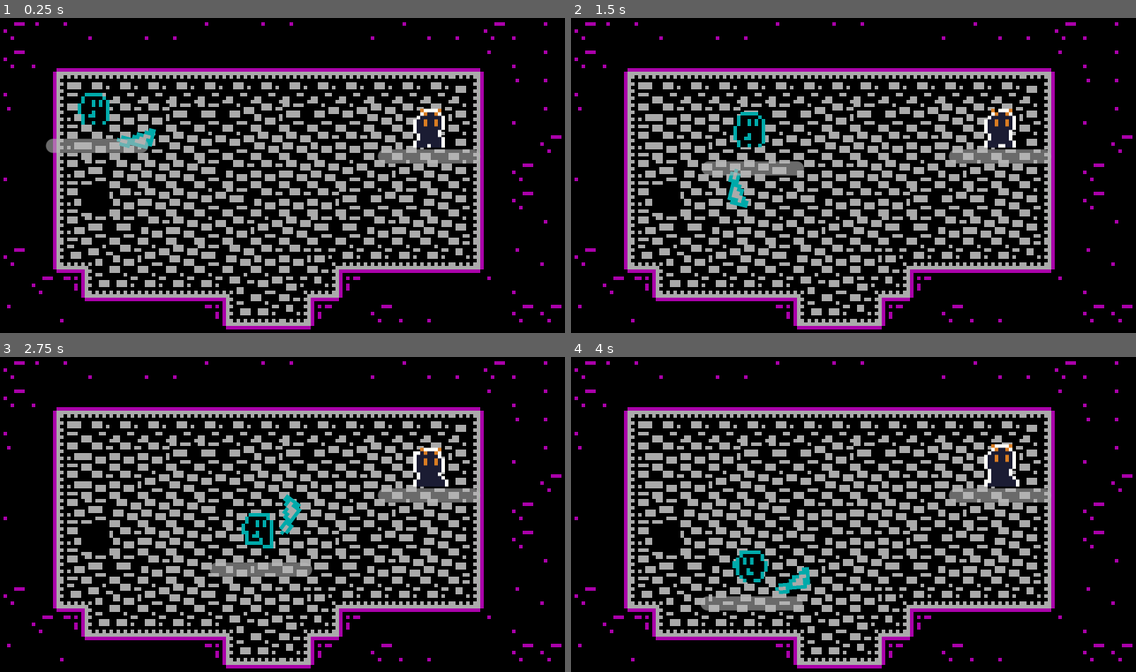
Above: before the commit, frames 1-4 (two rows, left to right).
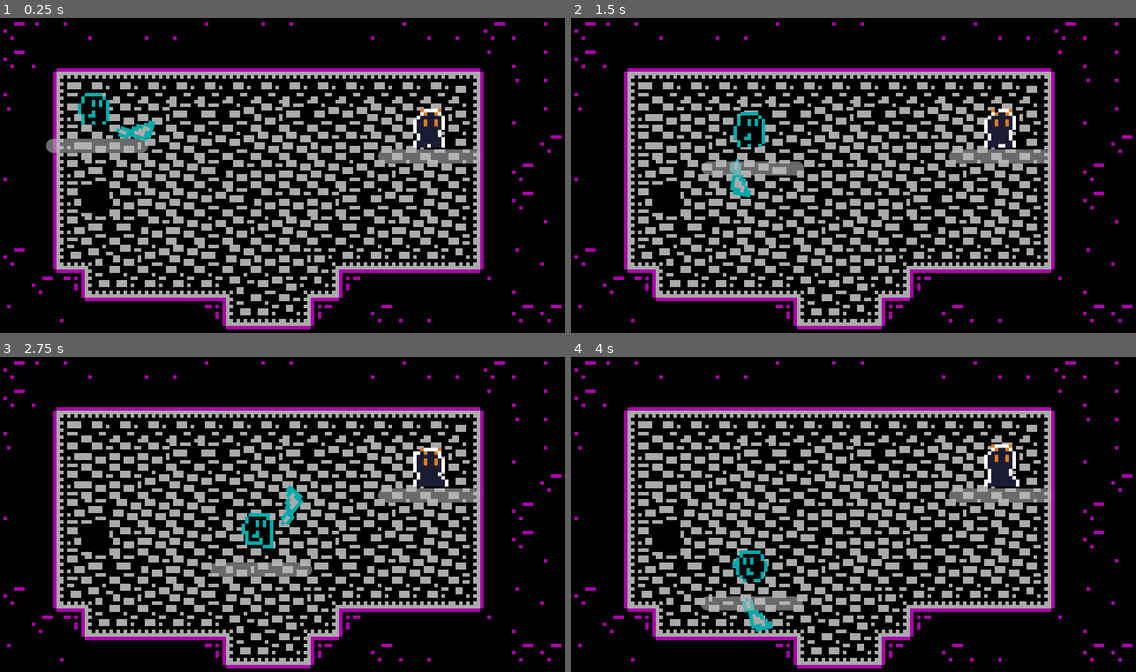
Above: after the commit, the same moments.

Repository: Renan-G-projec/DungeonWarrior
Game: Godot game, scene res://scenes/main.tscn
Two runs of this game, one before a commit and one after it. Both use one fixed random seed, a clock stepped at 60 frames per second and the inputs below. The engine's default icon, where the game draws it, is replaced by a stand-in: a white triangle on a blue panel in a dark square.
Inputs (mouse positions are in pixels of both pictures, inside the frame that each line leads up to):
- Up to frame 1 (0.25 s): no input
- Up to frame 2 (1.5 s): tap Enter at 0.5 s; move the mouse to (977, 159) at 0.52 s; hold D (walk_right) 0.53-1.28 s; click (977, 159) at 0.6 s; move the mouse to (740, 191) at 1.27 s; hold S (walk_down) from 1.28 s (still down); tap E (Interact) at 1.35 s
- Up to frame 3 (2.75 s): click (169, 530) at 1.55 s; move the mouse to (339, 442) at 2.02 s; release S (walk_down) at 2.03 s; hold D (walk_right) from 2.03 s (still down); click (339, 442) at 2.1 s
- Up to frame 4 (4 s): move the mouse to (825, 577) at 2.77 s; release D (walk_right) at 2.78 s; hold W (walk_up) 2.78-3.53 s; tap Shift (dash) at 2.85 s; click (825, 577) at 3.05 s; move the mouse to (1023, 561) at 3.52 s; hold A (walk_left) from 3.53 s (still down); tap Alt at 3.6 s; click (1023, 561) at 3.8 s

The runs differ from the first frame. In frame 1, 0.4% of the frame differs, in the area x 20-28%, y 32-42%; in frame 2, 0.3%; in frame 3, 0.3%; in frame 4, 0.5%, in the area x 30-43%, y 66-88%.

Commit message:
feat: Improved gamefeel by removing weird scale on sword and  transition. AMDG

Diff:
--- a/features/player/player.tscn
+++ b/features/player/player.tscn
@@ -169,5 +169,6 @@
 script = ExtResource("9_47rrt")
 
 [node name="sword" parent="." unique_id=767143745 instance=ExtResource("9_k34i2")]
+position = Vector2(0, -3)
 
 [connection signal="took_damage" from="HealthComponent" to="." method="_on_health_component_took_damage"]
--- a/features/weapons/melee_weapon.gd
+++ b/features/weapons/melee_weapon.gd
@@ -4,7 +4,7 @@
 
 @export var damage: float = 7.0
 @export var animation_range: float = 40.0
-@export var animation_velocity: float = 0.1
+@export var animation_velocity: float = 0.15
 
 var _is_attacking: bool = false
 
@@ -12,13 +12,10 @@
 	if _is_attacking: return
 	_is_attacking = true
 
-	rotation_degrees -= animation_range
 	var _sprite_tween := create_tween()
+	_sprite_tween.tween_property(self, "rotation_degrees", rotation_degrees - animation_range, animation_velocity * 0.25).set_trans(Tween.TRANS_QUAD).set_ease(Tween.EASE_OUT)
+
 	_sprite_tween.tween_property(self, "rotation_degrees", rotation_degrees + 2 * animation_range, animation_velocity).set_trans(Tween.TRANS_CUBIC).set_ease(Tween.EASE_IN_OUT)
-
-	var _scale_tween := create_tween()
-	_scale_tween.tween_property($Sprite2D, "scale", Vector2(0.4, 1.6), animation_velocity / 2).set_trans(Tween.TRANS_QUAD)
-	_scale_tween.tween_property($Sprite2D, "scale", Vector2.ONE, animation_velocity / 2).set_trans(Tween.TRANS_QUAD)
 
 	for body in %HitArea.get_overlapping_bodies():
 		%HitArea.body_entered.emit(body)
